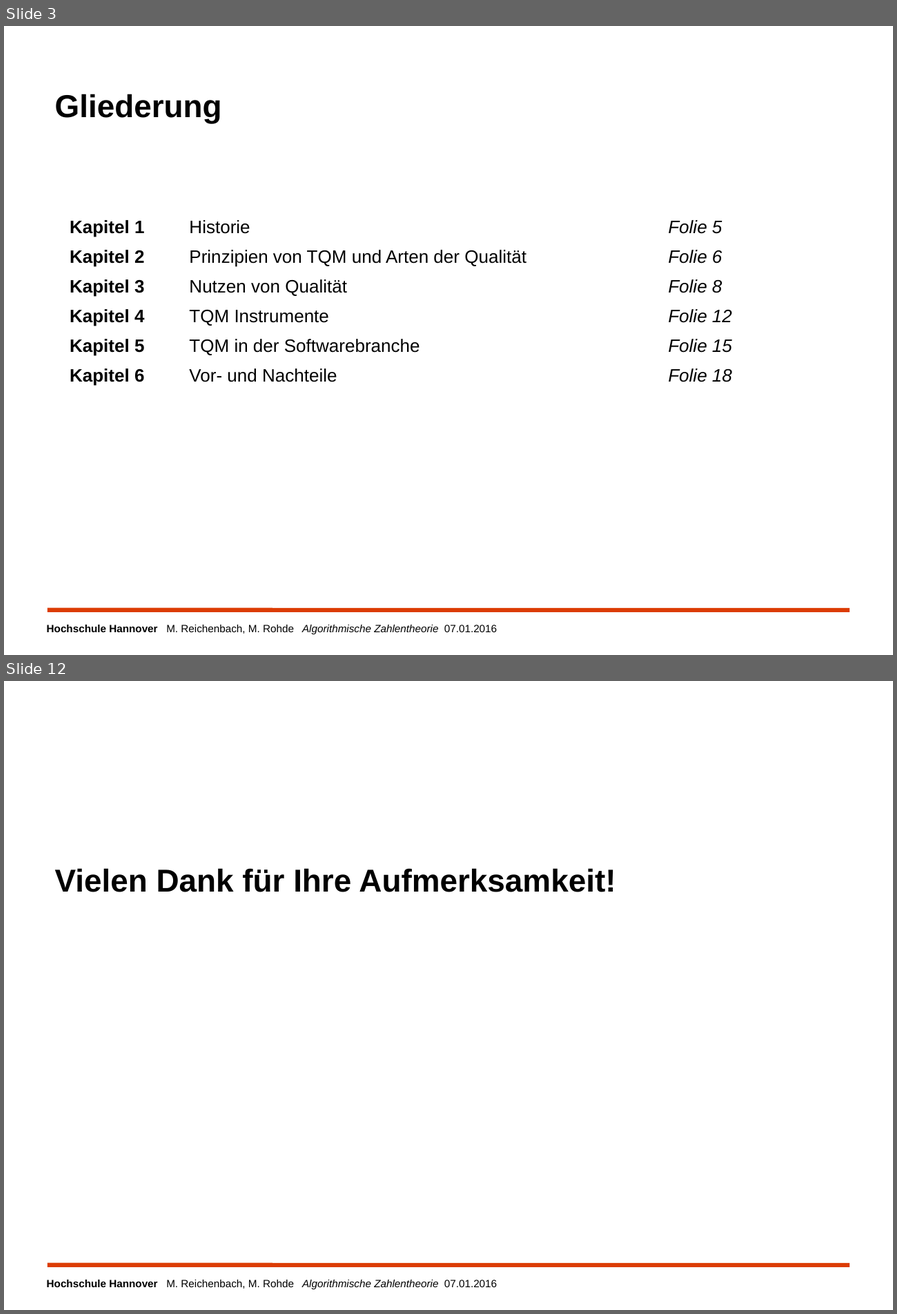
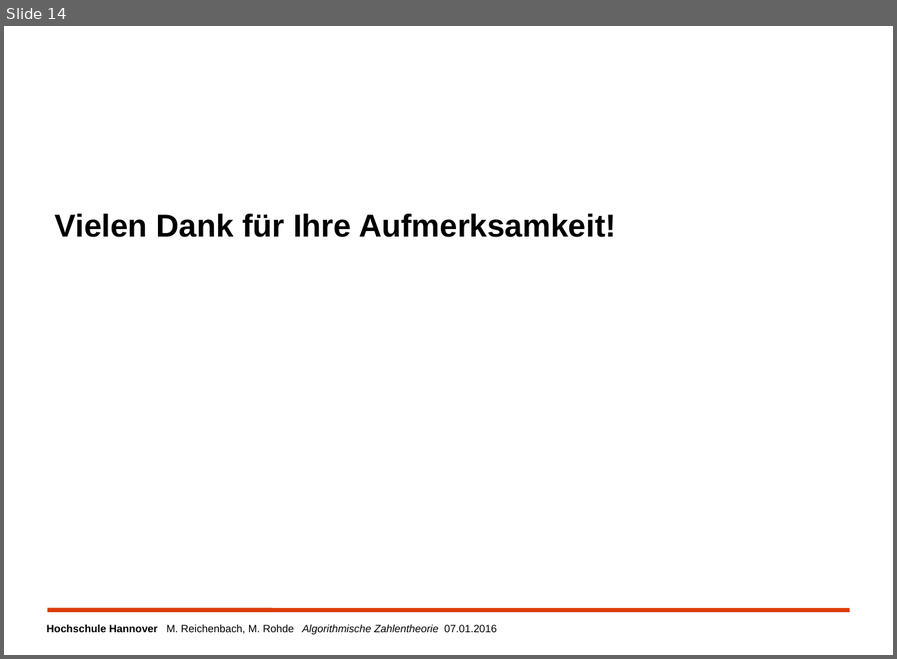
Before and after one commit to MReichenbach/SeminarAK, a slide deck: vortrag/AuKSeminarZahlentheorie.odp. Shown one above the other, each under a label of ours: slides 3 and 12 before the commit, slide 14 after it; the slides between them are not shown. The pictures are 897x1314 and 897x659 pixels, drawn with LibreOffice and Linux fonts; fonts in the diff are those of the drawing; background and template pictures are left out. Boxes give left, top, right and bottom in pixels: in the first picture for what was removed or moved away, otherwise in the second. Text is boxed around its words. In the diff, an @@ line names an element or a change of style, - is before the commit and + after.

```diff
--- a/vortrag/AuKSeminarZahlentheorie.odp
+++ b/vortrag/AuKSeminarZahlentheorie.odp
@@ slide 3 removed at (x1=4, y1=26, x2=893, y2=655), background #FFFFFF; not listed: 2 template elements that a slide beside it also shows @@
@@ title removed at (x1=55, y1=94, x2=222, y2=123) @@
-Gliederung
@@ table removed at (x1=62, y1=211, x2=762, y2=586), 1 rows, 3 columns @@
-Kapitel 1 / Kapitel 2 / Kapitel 3 / Kapitel 4 / Kapitel 5 / Kapitel 6 | Historie / Prinzipien von TQM und Arten der Qualität / Nutzen von Qualität / TQM Instrumente / TQM in der Softwarebranche / Vor- und Nachteile | Folie 5 / Folie 6 / Folie 8 / Folie 12 / Folie 15 / Folie 18
@@ what was slide 12 is now slide 14 @@
```
Also in this commit, not shown: 12 slides added, 9 other slides removed.
